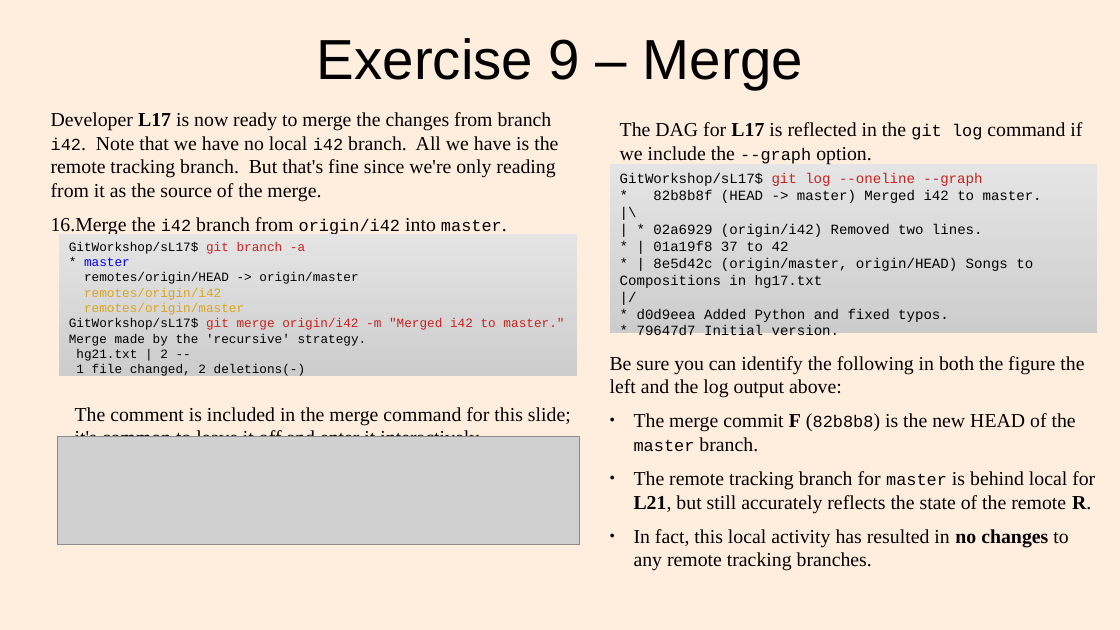
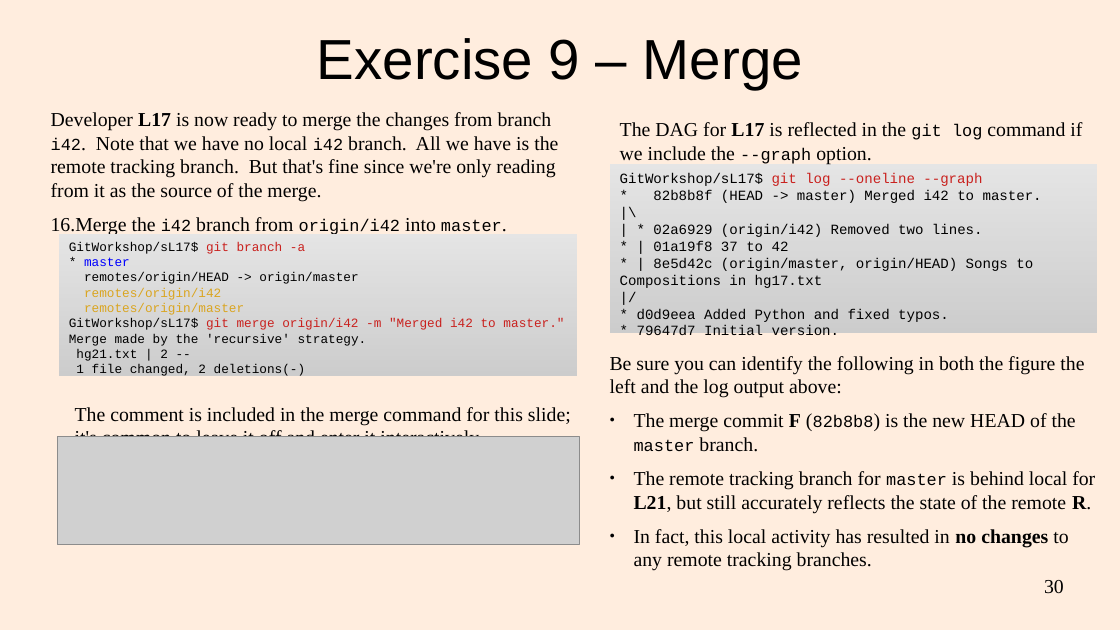
Before and after one commit to lacounty-isab/workshops, a slide deck: slide 30 of git/GitWorkshop2.odp. Drawn at 1120x630 pixels with LibreOffice and Linux fonts; fonts in the diff are those of the drawing; grey boxes stand for pictures. Boxes give left, top, right and bottom in pixels: in the first picture for what was removed or moved away, otherwise in the second. Text is boxed around its words. In the diff, an @@ line names an element or a change of style, - is before the commit and + after.

```diff
--- a/git/GitWorkshop2.odp
+++ b/git/GitWorkshop2.odp
@@ page number added at [1044,580,1064,594], 14 pt, text #000000 @@
+30
```
Also in this commit, not shown: 32 other slides changed, 1 other file.
